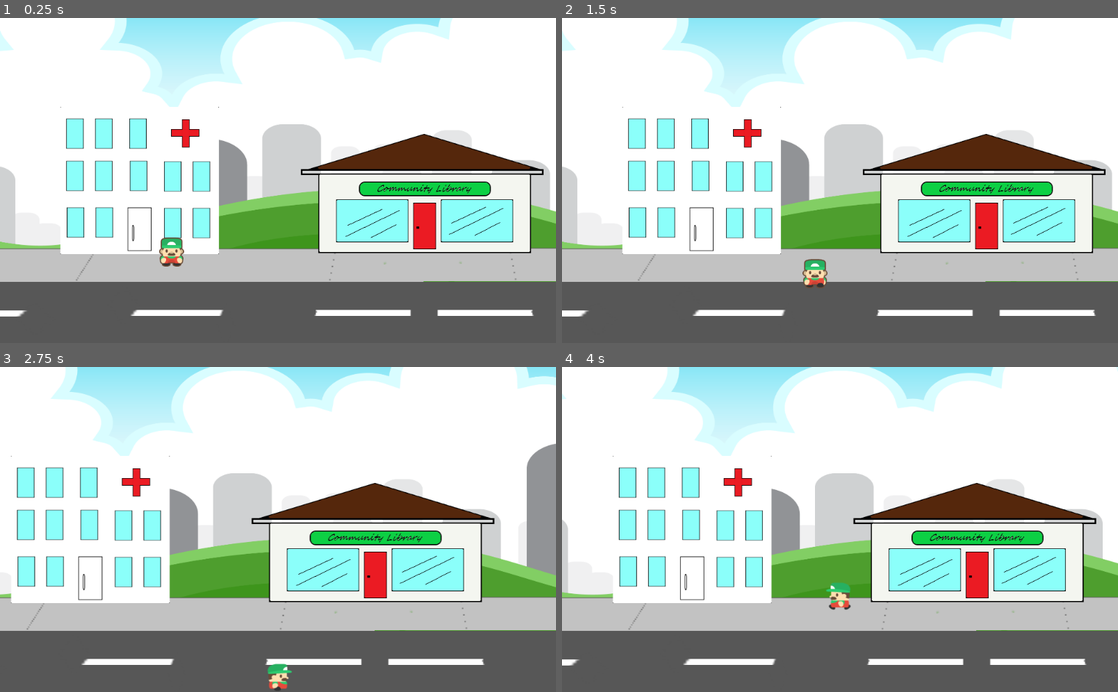
Above: before the commit, frames 1-4 (two rows, left to right).
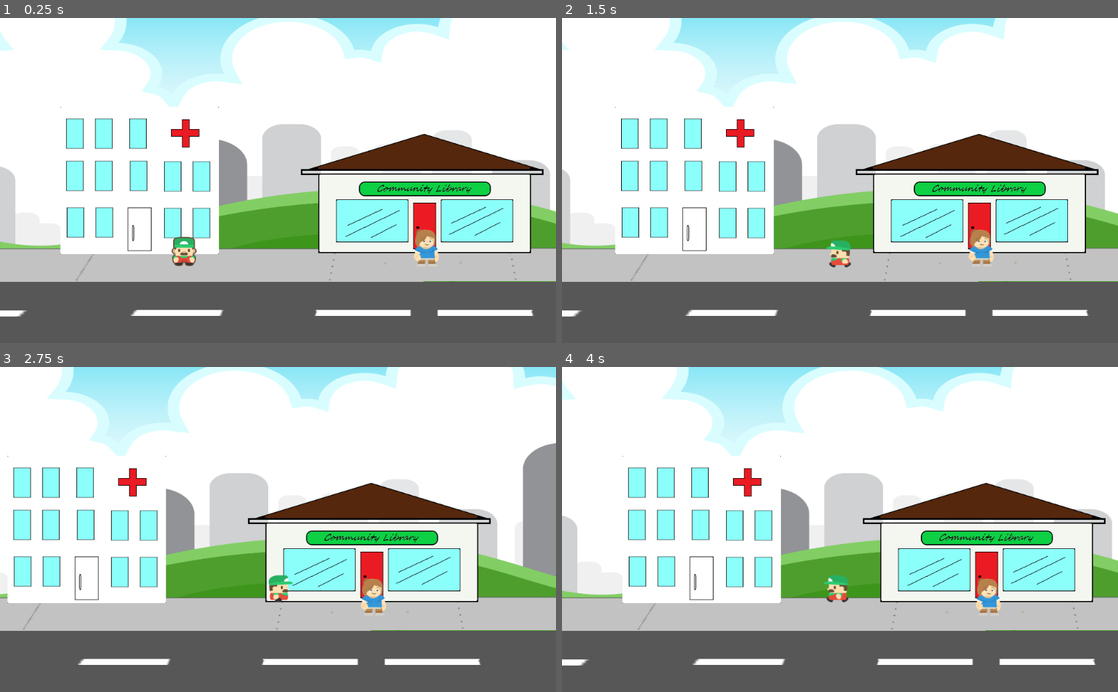
Above: after the commit, the same moments.

Repository: richard-porteous/HeroRPG
Game: Godot game, scene res://scene1.tscn
The game is run twice, just before and just after one commit, with the same random seed, the same clock (stepped at 60 frames per second) and the same inputs.
Inputs (mouse positions are in pixels of both pictures, inside the frame that each line leads up to):
- Up to frame 1 (0.25 s): no input
- Up to frame 2 (1.5 s): tap Enter at 0.5 s; move the mouse to (962, 164) at 0.52 s; hold Right (right) 0.53-1.28 s; hold Shift (run, bound only after the commit) 0.53-1.28 s; click (962, 164) at 0.67 s; move the mouse to (728, 196) at 1.27 s; hold Down (down) from 1.28 s (still down); tap Shift (run, bound only after the commit) at 1.35 s; click (728, 196) at 1.42 s
- Up to frame 3 (2.75 s): move the mouse to (333, 458) at 2.02 s; release Down (down) at 2.03 s; hold Right (right) from 2.03 s (still down); hold Shift (run, bound only after the commit) from 2.03 s (still down); click (333, 458) at 2.17 s
- Up to frame 4 (4 s): move the mouse to (812, 594) at 2.77 s; release Right (right) at 2.78 s; release Shift (run, bound only after the commit) at 2.78 s; hold Up (up) 2.78-3.53 s; tap Shift (run, bound only after the commit) at 2.85 s; click (812, 594) at 2.92 s; move the mouse to (1006, 578) at 3.52 s; hold Left (left) from 3.53 s (still down); hold Shift (run, bound only after the commit) from 3.53 s (still down); click (1006, 578) at 3.67 s

The runs differ from the first frame. In frame 1, 0.9% of the frame differs, in the area x 28-79%, y 64-77%; in frame 2, 12%; in frame 3, 7.8%; in frame 4, 14%, in the area x 0-100%, y 0-92%.

Commit message:
Run and Click to Move

Diff:
--- a/Camera2D.gd
+++ b/Camera2D.gd
@@ -1,8 +1,5 @@
 extends Camera2D
-onready var player = get_node("/root/Node2D/Player")
-
-#func _ready():
-#	position.y = player.position.y
+onready var player = get_node("/root/Node2D/YSort/Player")
 
 
 func _physics_process(_delta):
--- a/characters/player/player.gd
+++ b/characters/player/player.gd
@@ -1,12 +1,14 @@
 extends KinematicBody2D
 
 export (int) var speed = 200
+var multiplier = 1
 onready var _animated_sprite = $AnimatedSprite
+var last_mouse_pos = null
 
 var velocity = Vector2()
 
 func get_input():
-	velocity = Vector2()
+
 	if Input.is_action_pressed("right"):
 		velocity.x += 1
 	if Input.is_action_pressed("left"):
@@ -15,28 +17,50 @@
 		velocity.y += 1
 	if Input.is_action_pressed("up"):
 		velocity.y -= 1
-	velocity = velocity.normalized() * speed
+	if Input.is_action_pressed("run"):
+		multiplier = 1.5
+
+
+func _input(event):
+	if event is InputEventMouseButton:
+		last_mouse_pos = get_global_mouse_position() #event.position #get_viewport().get_mouse_position()
 
 func _physics_process(delta):
-	get_input()
+
+	velocity = Vector2()
+	multiplier = 1
+
+	if last_mouse_pos:
+		velocity = last_mouse_pos - global_position
+		if velocity.length() < 3:
+			last_mouse_pos = null
+			return
+	else:
+		get_input()
+
 	var anim = "default" # or "idle" if you renamed
 	_animated_sprite.flip_h = false
 
-	if velocity.y > 0:
-		anim = "down"
-	elif velocity.y < 0:
-		anim = "up"
-	elif velocity.x < 0:
-		anim = "left_right"
-		_animated_sprite.flip_h = true
-	elif velocity.x > 0:
-		anim = "left_right"
+	#Direction Code
+	if abs(velocity.y) > abs(velocity.x):
+		if velocity.y > 0:
+			anim = "down"
+		elif velocity.y < 0:
+			anim = "up"
 	else:
-		anim = "default"  # or "idle"
+		if velocity.x < 0:
+			anim = "left_right"
+			_animated_sprite.flip_h = true
+		elif velocity.x > 0:
+			anim = "left_right"
 
 	if _animated_sprite.animation != anim:
 		_animated_sprite.stop()
 
 	_animated_sprite.play(anim)
 
+	velocity = velocity.normalized() * speed * multiplier
+
 	velocity = move_and_slide(velocity)
+	if get_slide_count() > 0:
+		last_mouse_pos = null
--- a/characters/player/player.tscn
+++ b/characters/player/player.tscn
@@ -10,8 +10,8 @@
 script = ExtResource( 2 )
 
 [node name="AnimatedSprite" type="AnimatedSprite" parent="."]
+position = Vector2( 0, -23 )
 frames = ExtResource( 1 )
 
 [node name="CollisionShape2D" type="CollisionShape2D" parent="."]
-position = Vector2( 0, 21 )
 shape = SubResource( 1 )
--- a/project.godot
+++ b/project.godot
@@ -49,6 +49,11 @@
 "events": [ Object(InputEventMouseButton,"resource_local_to_scene":false,"resource_name":"","device":0,"alt":false,"shi …(212 unchanged characters)…
  ]
 }
+run={
+"deadzone": 0.5,
+"events": [ Object(InputEventKey,"resource_local_to_scene":false,"resource_name":"","device":0,"alt":false,"shift":false,"control":false,"meta":false,"command":false,"pressed":false,"scancode":16777237,"physical_scancode":0,"unicode":0,"echo":false,"script":null)
+ ]
+}
 
 [physics]
 
--- a/scene1.tscn
+++ b/scene1.tscn
@@ -8,8 +8,20 @@
 [ext_resource path="res://Assets/background/layer-1.png" type="Texture" id=6]
 [ext_resource path="res://characters/player/player.tscn" type="PackedScene" id=7]
 [ext_resource path="res://Camera2D.gd" type="Script" id=8]
+[ext_resource path="res://Assets/mayor/female_stand.png" type="Texture" id=10]
 
 [sub_resource type="RectangleShape2D" id=1]
+
+[sub_resource type="SpriteFrames" id=4]
+animations = [ {
+"frames": [ ExtResource( 10 ) ],
+"loop": true,
+"name": "default",
+"speed": 5.0
+} ]
+
+[sub_resource type="RectangleShape2D" id=3]
+extents = Vector2( 15, 3.5 )
 
 [node name="Node2D" type="Node2D"]
 
@@ -89,9 +101,6 @@
 texture = ExtResource( 5 )
 flip_h = true
 
-[node name="Player" parent="." instance=ExtResource( 7 )]
-position = Vector2( 316, 432 )
-
 [node name="Border" type="Node2D" parent="."]
 
 [node name="StaticBody2D" type="StaticBody2D" parent="Border"]
@@ -121,3 +130,20 @@
 
 [node name="CollisionShape2D" type="CollisionShape2D" parent="Border/StaticBody2D4"]
 shape = SubResource( 1 )
+
+[node name="YSort" type="YSort" parent="."]
+
+[node name="Player" parent="YSort" instance=ExtResource( 7 )]
+position = Vector2( 339, 454 )
+
+[node name="Mayor" type="KinematicBody2D" parent="YSort"]
+position = Vector2( 786, 456 )
+
+[node name="AnimatedSprite" type="AnimatedSprite" parent="YSort/Mayor"]
+position = Vector2( -1, -25 )
+scale = Vector2( 0.8, 0.8 )
+frames = SubResource( 4 )
+offset = Vector2( 0, -20 )
+
+[node name="CollisionShape2D" type="CollisionShape2D" parent="YSort/Mayor"]
+shape = SubResource( 3 )
Binary file added: Assets/mayor/female_idle.png
Not shown, added: Assets/mayor/female_idle.png.import
Binary file added: Assets/mayor/female_stand.png
Not shown, added: Assets/mayor/female_stand.png.import
Not shown: 1 places in scene1.tscn that only renumber resources
